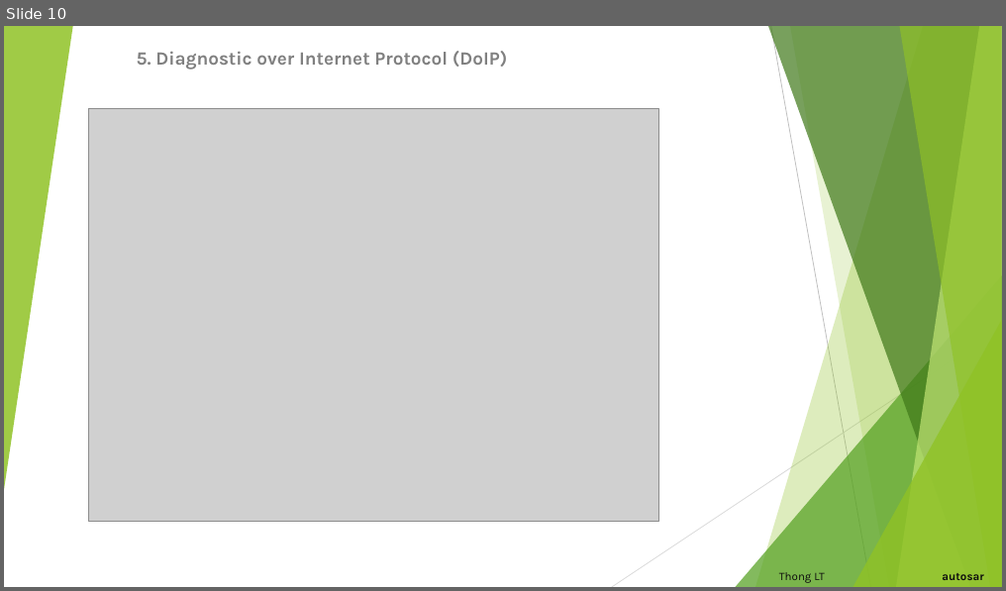
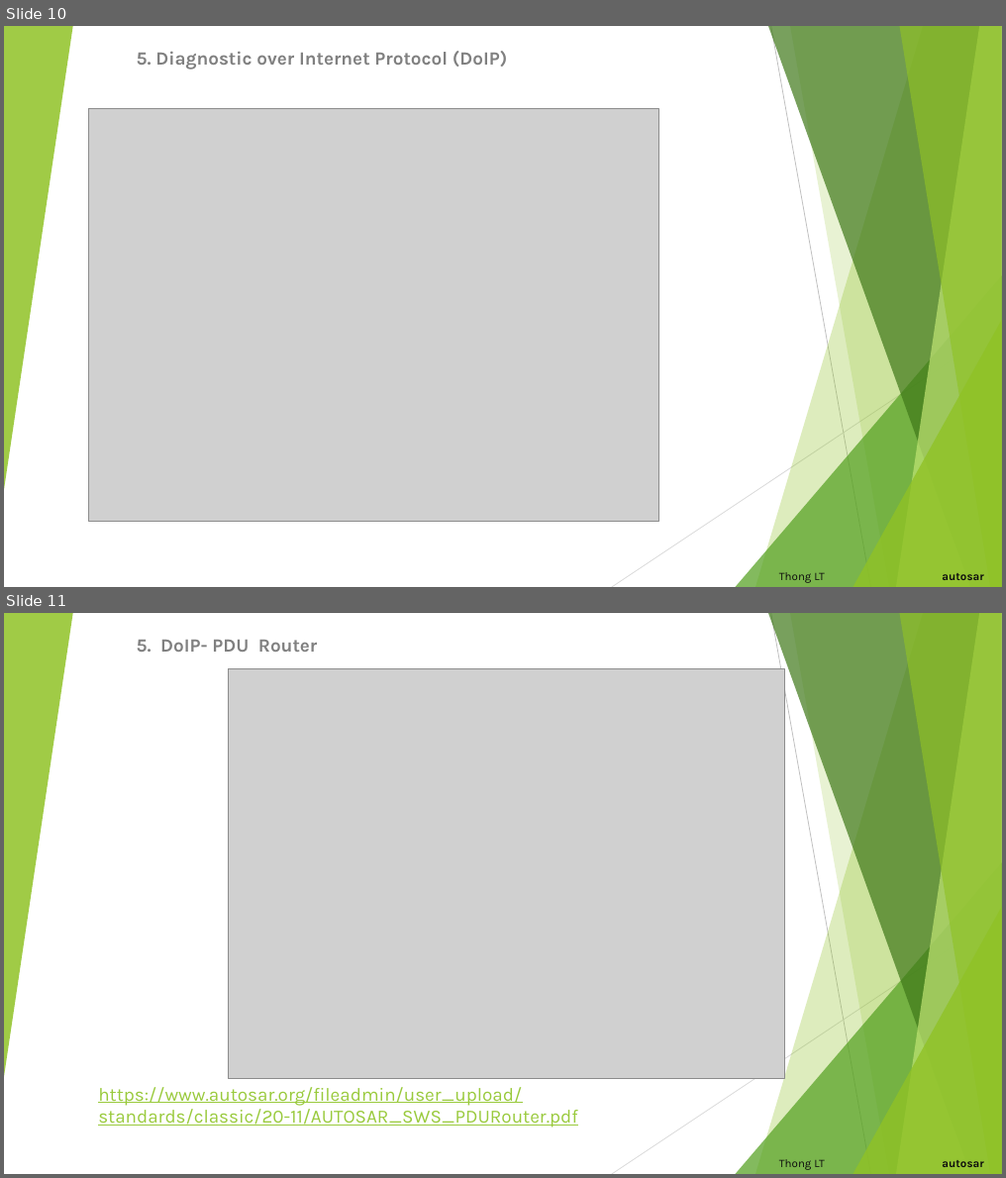
Before and after one commit to letrthong/autosar, a slide deck: Autosar.pptx. Shown one above the other, each under a label of ours: slide 10 before the commit, slides 10 and 11 after it. The pictures are 1006x591 and 1006x1178 pixels, drawn with LibreOffice and Linux fonts; fonts in the diff are those of the drawing; grey boxes stand for pictures. Boxes give left, top, right and bottom in pixels: in the first picture for what was removed or moved away, otherwise in the second. Text is boxed around its words. In the diff, an @@ line names an element or a change of style, - is before the commit and + after.

```diff
--- a/Autosar.pptx
+++ b/Autosar.pptx
@@ slide 11 added at <box>4,613,1002,1174</box>, background #FFFFFF; not listed: 10 template elements that a slide beside it also shows @@
@@ subtitle added at <box>137,640,318,652</box>, 18 pt, text #808080, bold @@
+5. DoIP- PDU Router
@@ picture added at <box>229,669,785,1078</box> @@
@@ text added at <box>98,1087,578,1128</box>, 18 pt, text #99CA3C, underline @@
+https://www.autosar.org/fileadmin/user_upload/standards/classic/20-11/AUTOSAR_SWS_PDURouter.pdf
@@ title added at <box>779,1159,984,1170</box>, 11 pt, text #0D0D0D @@
+Thong LT autosar
```
Also in this commit, not shown: 1 other file.
